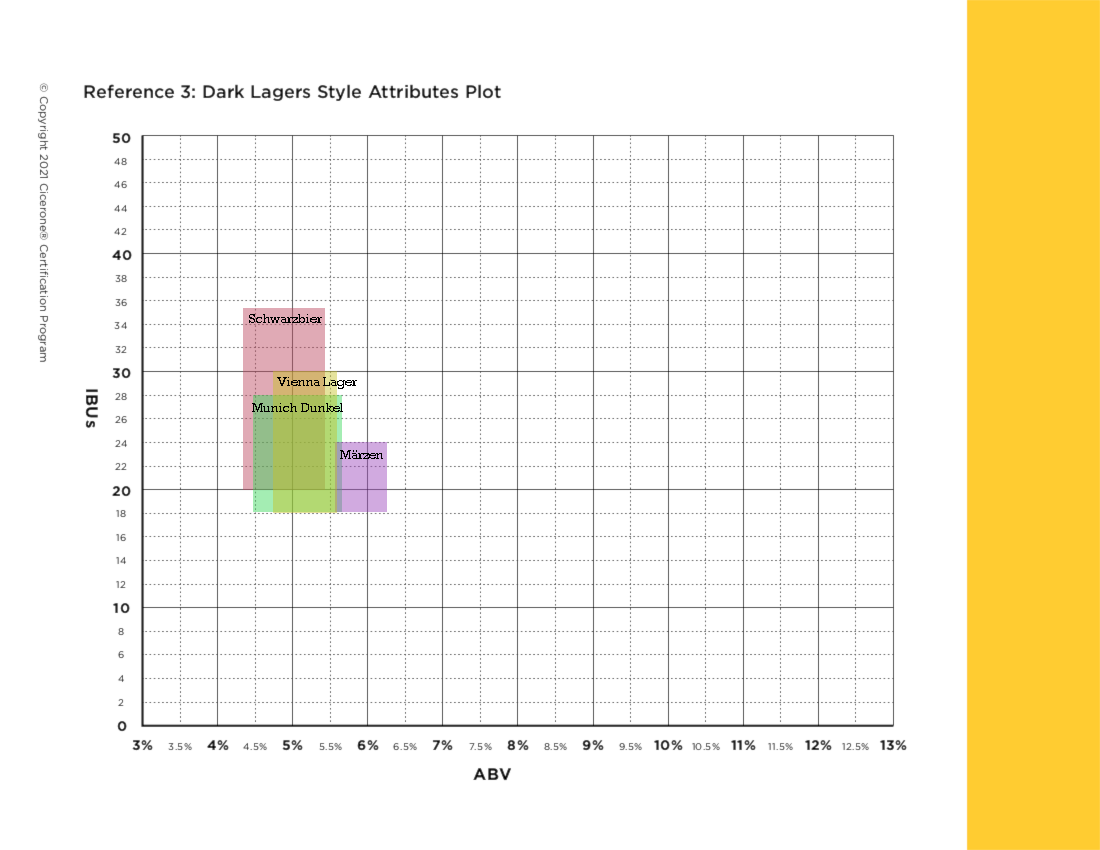
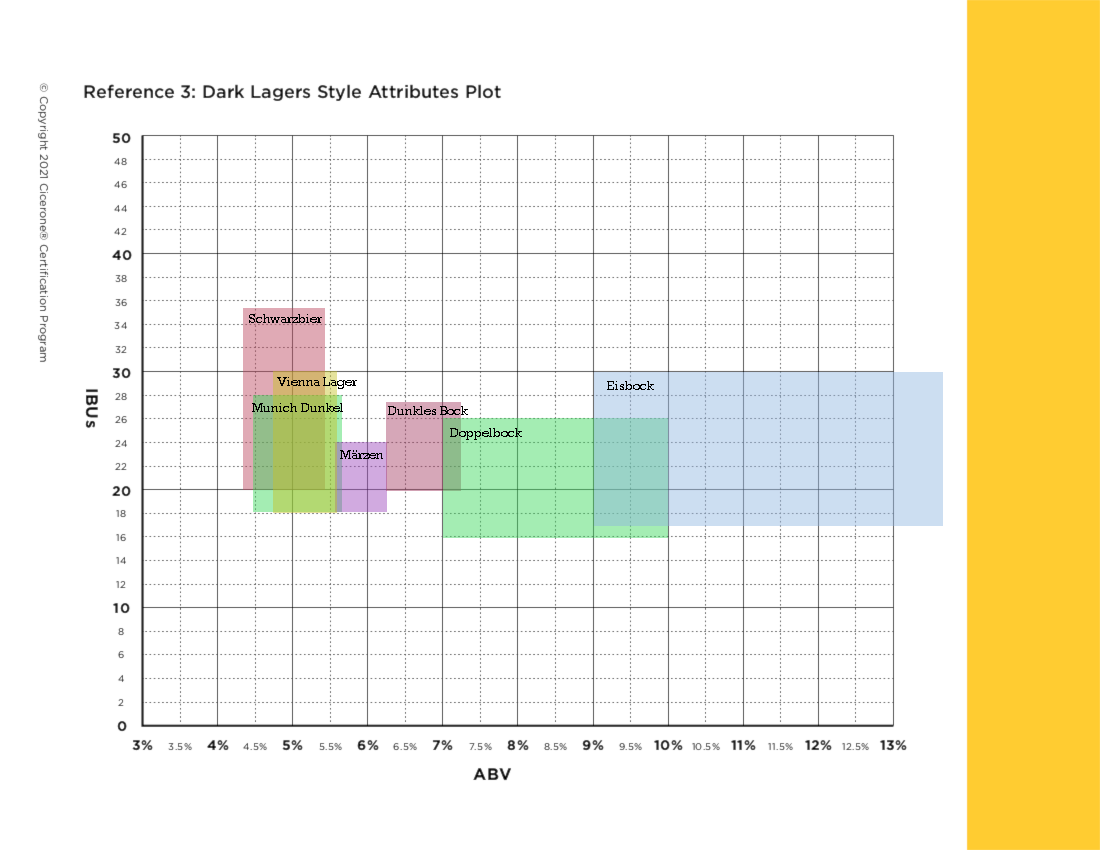
Two versions of the same layered image (1100 × 850). Layer-by-layer changes:
added layer "Eisbock" in group "text" over [607, 381, 654, 390]
added layer "Doppelbock" in group "text" over [450, 428, 522, 440]
added layer "Dunkles Bock" in group "text" over [388, 406, 468, 415]
added layer "eisbock" in group "groups" over [594, 372, 943, 526]
added layer "doppelbock" in group "groups" over [443, 418, 668, 538]
added layer "dunkles bock" in group "groups" over [386, 402, 461, 491]
